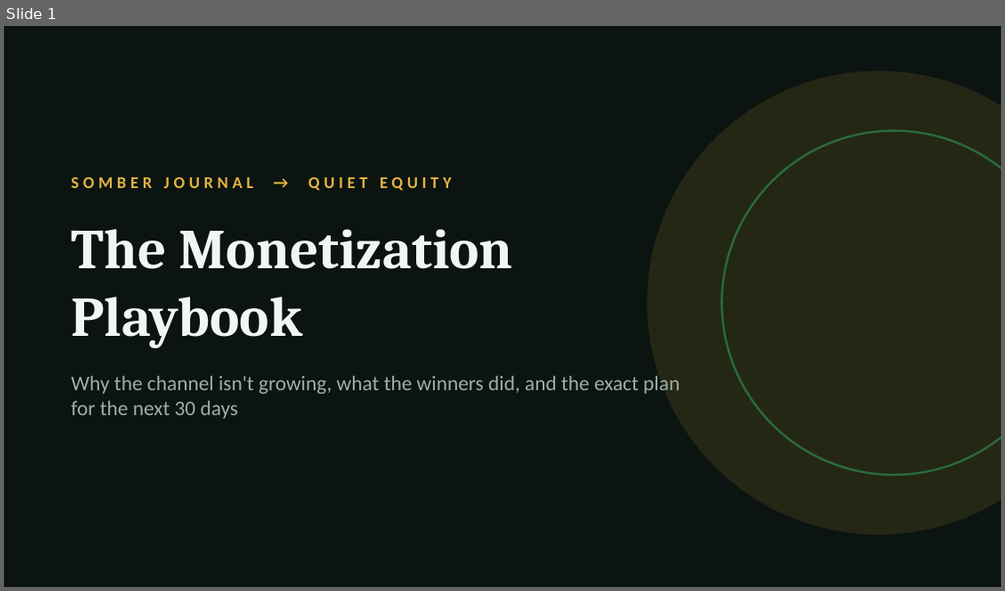
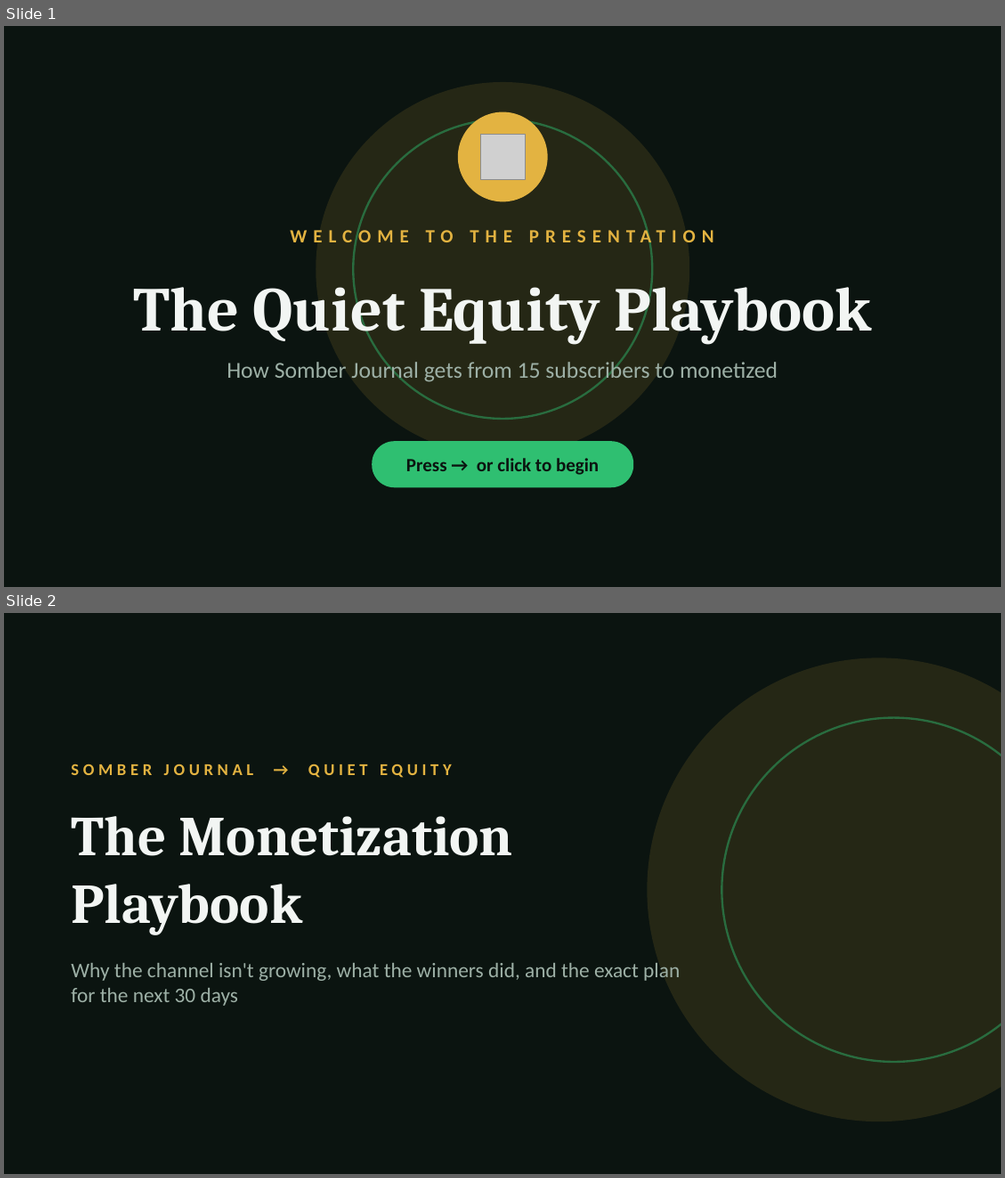
Before and after one commit to faithohams94-hash/faith-youtube-research, a slide deck: research/quiet-equity-playbook.pptx. Shown one above the other, each under a label of ours: slide 1 before the commit, slides 1 and 2 after it. The pictures are 1005x591 and 1005x1178 pixels, drawn with LibreOffice and Linux fonts; fonts in the diff are those of the drawing; grey boxes stand for pictures. Boxes give left, top, right and bottom in pixels: in the first picture for what was removed or moved away, otherwise in the second. Text is boxed around its words. In the diff, an @@ line names an element or a change of style, - is before the commit and + after.

```diff
--- a/research/quiet-equity-playbook.pptx
+++ b/research/quiet-equity-playbook.pptx
@@ slide 1 added at [4, 26, 1001, 587], background #0B1410 @@
@@ ellipse added at [316, 82, 689, 456], fill #E3B341 at 12% opacity @@
@@ ellipse added at [353, 119, 652, 418], outline #2FBF71 2 pt @@
@@ ellipse added at [458, 112, 548, 201], fill #E3B341 @@
@@ picture added at [480, 135, 526, 179] @@
@@ text added at [426, 230, 453, 242], 18 pt, text #E3B341, bold @@
+WELCOME TO THE PRESENTATION
@@ text added at [133, 273, 872, 344], 60 pt, text #F2F5F3, bold @@
+The Quiet Equity Playbook
@@ text added at [226, 359, 777, 383], 22 pt, text #9DB0A6 @@
+How Somber Journal gets from 15 subscribers to monetized
@@ rounded rectangle added at [372, 441, 633, 487], fill #2FBF71, 18 pt, text #0B1410, bold @@
+Press → or click to begin
@@ what was slide 1 is now slide 2 @@
```
Also in this commit, not shown: 23 slides changed, 1 other slide added, 3 other files.
